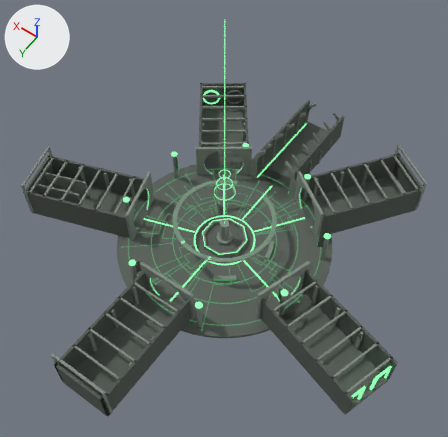
What one commit did to the glTF model room/models/lobby.glb.
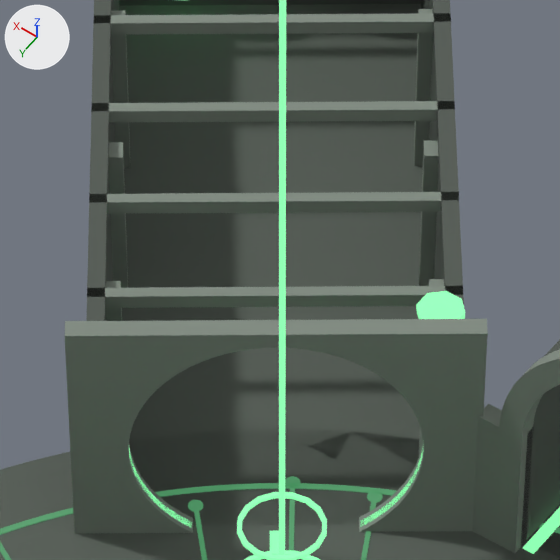
The first picture shows the older version from a 50 mm camera at (-33.7, 47.4, 79.8) aimed at (-4.1, 5.9, 14.6). The close-ups show the older and then the newer version on the part from 42% to 58% of the width and 24% to 41% of the height of that picture. Only the edits that show in the close-ups are written down. Lighting does not change. The marker at upper left points along +X, +Y and +Z. Where no turn or scale is listed for an object, it has been applied to the vertices.

Objects in the first close-up: 'lobby-000', 'lobby-008', 'lobby-009', 'lobby-057', 'lobby-058', 'lobby-059', 'lobby-061', 'lobby-063', 'lobby-064', 'lobby-065', 'lobby-066', 'lobby-079' and 17 more.
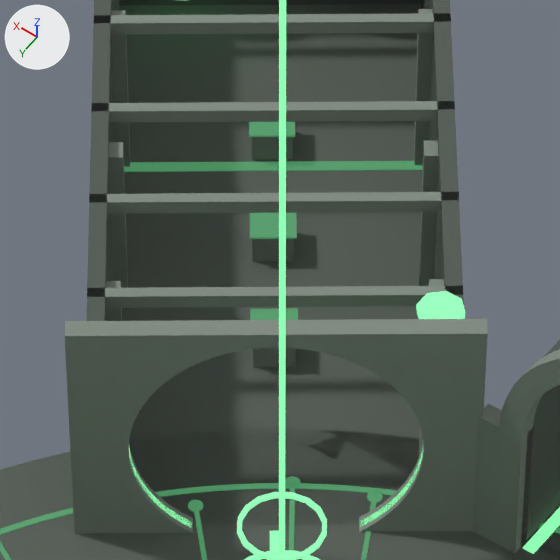
Changed parts and their boxes [x1, y1, x2, y2] in the close-ups (560 x 560 px):
'lobby-200', added: after [124, 161, 423, 172]
'lobby-204', added: after [250, 213, 297, 239]
'lobby-205', added: after [252, 137, 293, 160]
'lobby-203', added: after [252, 239, 294, 261]
'lobby-201', added: after [253, 348, 296, 367]
'lobby-206', added: after [249, 122, 295, 137]
'lobby-202', added: after [250, 308, 298, 320]
'lobby-193', unchanged, uncovered by the edit: after [419, 141, 439, 286]
'lobby-167', unchanged, covered by the edit: before [419, 141, 439, 286]
'lobby-166', unchanged, covered by the edit: before [109, 142, 128, 288]
'lobby-192', unchanged, uncovered by the edit: after [109, 142, 128, 288]

Edits to the bpy script that builds the scene:
```text
Add me_geometry_206:
    me_geometry_206.from_pydata([(16.36, -21.56, 0.8), (15.7, -20.66, 0.8), (16.36, -21.56, 0.86), (15.7, -20.66, 0.86), (15.45, -22.22, 0.8), (14.79, -21.32, 0.8), (15.45, -22.22, 0.86), (14.79, -21.32, 0.86)], [], [(1, 3, 0), (4, 1, 0), (0, 3, 2), (2, 4, 0), (1, 7, 3), (5, 1, 4), (5, 7, 1), (3, 7, 2), (6, 4, 2), (2, 7, 6), (6, 5, 4), (7, 5, 6)])
    me_geometry_206.materials.append(mat_trim_phosphor_dim)  # dark green #386245, glowing green #3f8155
Add me_geometry_205:
    me_geometry_205.from_pydata([(16.275, -21.55, 0.0), (15.687, -20.741, 0.0), (16.275, -21.55, 0.8), (15.687, -20.741, 0.8), (15.466, -22.137, 0.0), (14.878, -21.328, 0.0), (15.466, -22.137, 0.8), (14.878, -21.328, 0.8)], [], [(1, 3, 0), (4, 1, 0), (0, 3, 2), (2, 4, 0), (1, 7, 3), (5, 1, 4), (5, 7, 1), (3, 7, 2), (6, 4, 2), (2, 7, 6), (6, 5, 4), (7, 5, 6)])
    me_geometry_205.materials.append(mat_structure)  # grey #818b81
Add me_geometry_204:
    me_geometry_204.from_pydata([(14.3, -18.73, 0.8), (13.64, -17.83, 0.8), (14.3, -18.73, 0.86), (13.64, -17.83, 0.86), (13.4, -19.39, 0.8), (12.74, -18.48, 0.8), (13.4, -19.39, 0.86), (12.74, -18.48, 0.86)], [], [(1, 3, 0), (4, 1, 0), (0, 3, 2), (2, 4, 0), (1, 7, 3), (5, 1, 4), (5, 7, 1), (3, 7, 2), (6, 4, 2), (2, 7, 6), (6, 5, 4), (7, 5, 6)])
    me_geometry_204.materials.append(mat_trim_phosphor_dim)  # dark green #386245, glowing green #3f8155
Add me_geometry_203:
    me_geometry_203.from_pydata([(14.217, -18.718, 0.0), (13.63, -17.909, 0.0), (14.217, -18.718, 0.8), (13.63, -17.909, 0.8), (13.408, -19.306, 0.0), (12.821, -18.497, 0.0), (13.408, -19.306, 0.8), (12.821, -18.497, 0.8)], [], [(1, 3, 0), (4, 1, 0), (0, 3, 2), (2, 4, 0), (1, 7, 3), (5, 1, 4), (5, 7, 1), (3, 7, 2), (6, 4, 2), (2, 7, 6), (6, 5, 4), (7, 5, 6)])
    me_geometry_203.materials.append(mat_structure)  # grey #818b81
Add me_geometry_202:
    me_geometry_202.from_pydata([(12.24, -15.9, 0.8), (11.59, -14.99, 0.8), (12.24, -15.9, 0.86), (11.59, -14.99, 0.86), (11.34, -16.56, 0.8), (10.68, -15.65, 0.8), (11.34, -16.56, 0.86), (10.68, -15.65, 0.86)], [], [(1, 3, 0), (4, 1, 0), (0, 3, 2), (2, 4, 0), (1, 7, 3), (5, 1, 4), (5, 7, 1), (3, 7, 2), (6, 4, 2), (2, 7, 6), (6, 5, 4), (7, 5, 6)])
    me_geometry_202.materials.append(mat_trim_phosphor_dim)  # dark green #386245, glowing green #3f8155
Add me_geometry_201:
    me_geometry_201.from_pydata([(12.16, -15.886, 0.0), (11.572, -15.077, 0.0), (12.16, -15.886, 0.8), (11.572, -15.077, 0.8), (11.351, -16.474, 0.0), (10.763, -15.665, 0.0), (11.351, -16.474, 0.8), (10.763, -15.665, 0.8)], [], [(1, 3, 0), (4, 1, 0), (0, 3, 2), (2, 4, 0), (1, 7, 3), (5, 1, 4), (5, 7, 1), (3, 7, 2), (6, 4, 2), (2, 7, 6), (6, 5, 4), (7, 5, 6)])
    me_geometry_201.materials.append(mat_structure)  # grey #818b81
Add me_geometry_200:
    me_geometry_200.from_pydata([(12.05, -22.89, 0.0), (12.23, -23.13, 0.0), (18.22, -18.78, 0.0), (18.04, -18.54, 0.0), (12.05, -22.89, 0.03), (12.23, -23.13, 0.03), (18.22, -18.78, 0.03), (18.04, -18.54, 0.03)], [], [(1, 0, 3), (3, 2, 1), (7, 4, 5), (5, 6, 7), (5, 4, 1), (1, 4, 0), (6, 5, 2), (2, 5, 1), (4, 7, 0), (0, 7, 3), (7, 6, 3), (3, 6, 2)])
    me_geometry_200.materials.append(mat_trim_phosphor_dim)  # dark green #386245, glowing green #3f8155
Add ob_lobby_206:
    ob_lobby_206 = bpy.data.objects.new('lobby-206', me_geometry_206)
    ob_lobby_206.location = (0.0, 0.0, 0.0)
Add ob_lobby_205:
    ob_lobby_205 = bpy.data.objects.new('lobby-205', me_geometry_205)
    ob_lobby_205.location = (0.0, 0.0, 0.0)
Add ob_lobby_204:
    ob_lobby_204 = bpy.data.objects.new('lobby-204', me_geometry_204)
    ob_lobby_204.location = (0.0, 0.0, 0.0)
Add ob_lobby_203:
    ob_lobby_203 = bpy.data.objects.new('lobby-203', me_geometry_203)
    ob_lobby_203.location = (0.0, 0.0, 0.0)
Add ob_lobby_202:
    ob_lobby_202 = bpy.data.objects.new('lobby-202', me_geometry_202)
    ob_lobby_202.location = (0.0, 0.0, 0.0)
Add ob_lobby_201:
    ob_lobby_201 = bpy.data.objects.new('lobby-201', me_geometry_201)
    ob_lobby_201.location = (0.0, 0.0, 0.0)
Add ob_lobby_200:
    ob_lobby_200 = bpy.data.objects.new('lobby-200', me_geometry_200)
    ob_lobby_200.location = (0.0, 0.0, 0.0)
```
